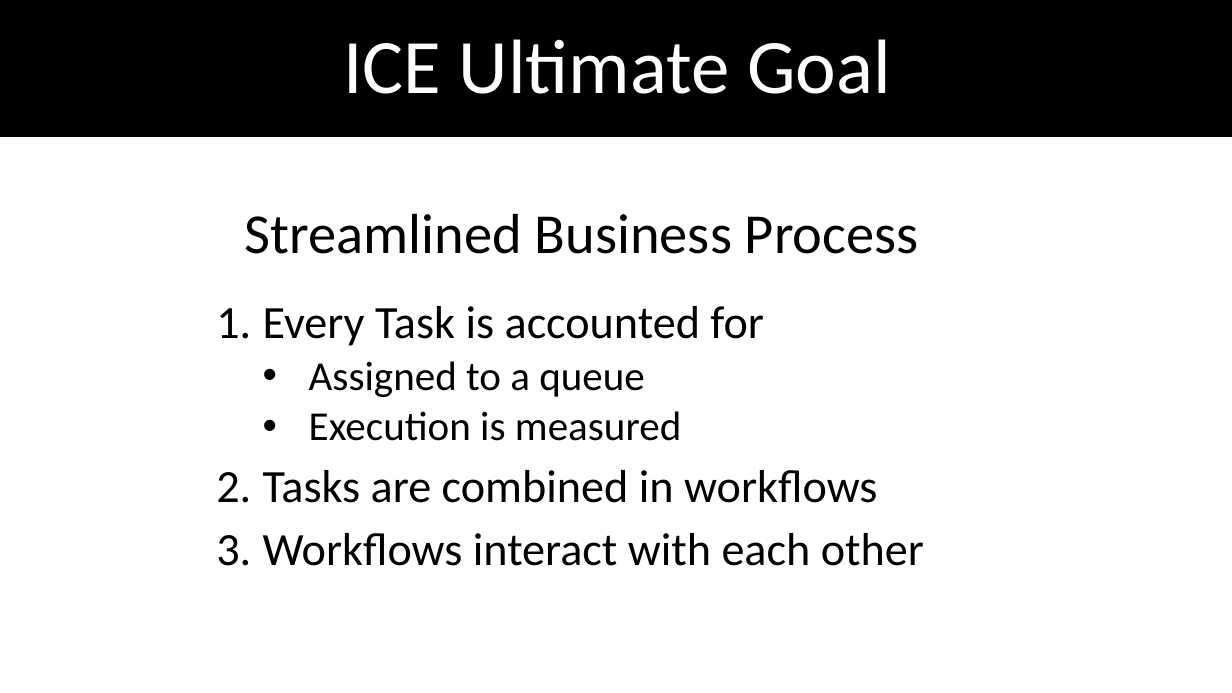
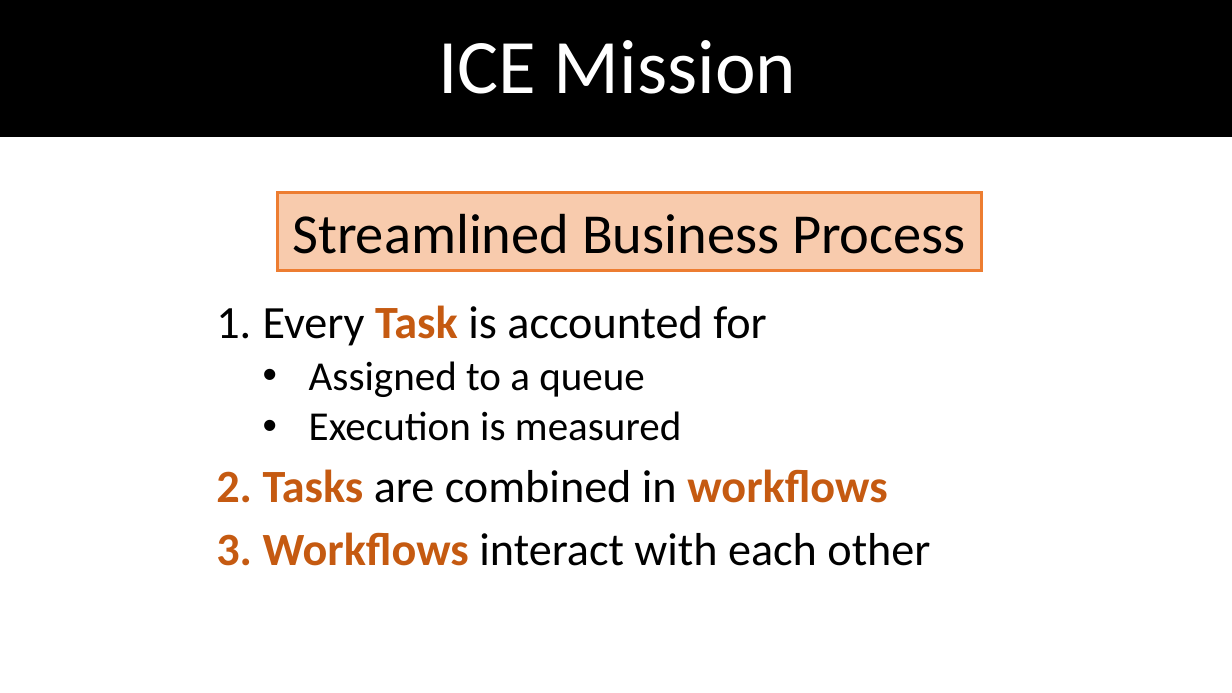
Before and after one commit to dimokgit/ICE, a slide deck: slide 2 of UnitOfWork.pptx. Drawn at 1232x693 pixels with LibreOffice and Linux fonts; fonts in the diff are those of the drawing. Boxes give left, top, right and bottom in pixels: in the first picture for what was removed or moved away, otherwise in the second. Text is boxed around its words. In the diff, an @@ line names an element or a change of style, - is before the commit and + after.

```diff
--- a/UnitOfWork.pptx
+++ b/UnitOfWork.pptx
@@ title at box(438, 40, 796, 94): text changed @@
-ICE Ultimate Goal
+ICE Mission
@@ rectangle "Streamlined Business Process": place and size @@
-rectangle "Streamlined Business Process" at box(245, 213, 919, 254)
+rectangle "Streamlined Business Process" at box(278, 192, 982, 270)
@@ rectangle "Streamlined Business Process" at box(278, 192, 982, 270): fill none to #F8CBAD; outline none to #ED7D31 2.25 pt @@
@@ subtitle at box(263, 305, 930, 566): text colour #000000 to #C55A11, bold on in "Task", "Tasks workflows", "Workflows" @@
```
Also in this commit, not shown: 8 other slides changed, 3 slides added, 1 other file.
